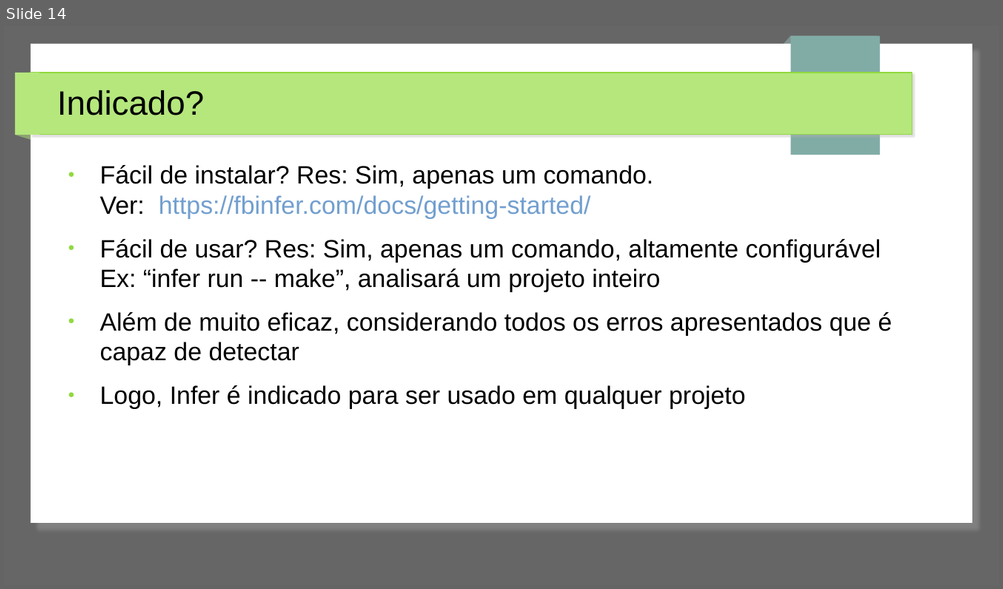
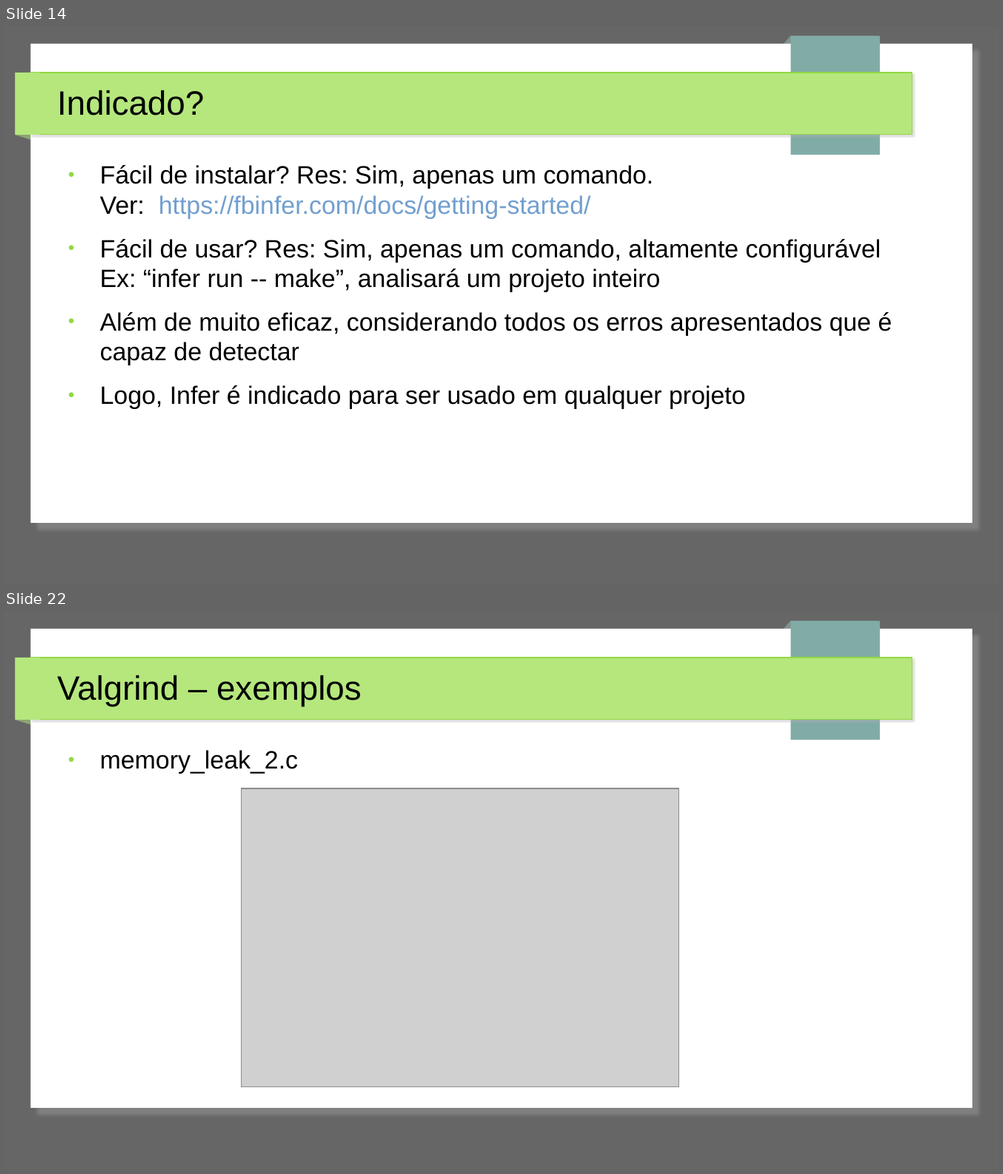
Before and after one commit to jpantonow/SB-T1-ANALISADORES, a slide deck: Slides.odp. Shown one above the other, each under a label of ours: slide 14 before the commit, slides 14 and 22 after it; the slides between them are not shown. The pictures are 1003x589 and 1003x1174 pixels, drawn with LibreOffice and Linux fonts; fonts in the diff are those of the drawing; grey boxes stand for pictures. Boxes give left, top, right and bottom in pixels: in the first picture for what was removed or moved away, otherwise in the second. Text is boxed around its words. In the diff, an @@ line names an element or a change of style, - is before the commit and + after.

Commit message:
alguns slides Valgrind

```diff
--- a/Slides.odp
+++ b/Slides.odp
@@ slide 22 added at (4, 611, 999, 1170), background #666666; not listed: 7 template elements that a slide beside it also shows @@
@@ title added at (57, 675, 361, 706), 27 pt, text #000000 @@
+Valgrind – exemplos
@@ text added at (100, 750, 298, 774), 20 pt, text #000000 @@
+● memory_leak_2.c
@@ picture added at (242, 789, 679, 1088) @@
```
Also in this commit, not shown: 8 other slides added.
